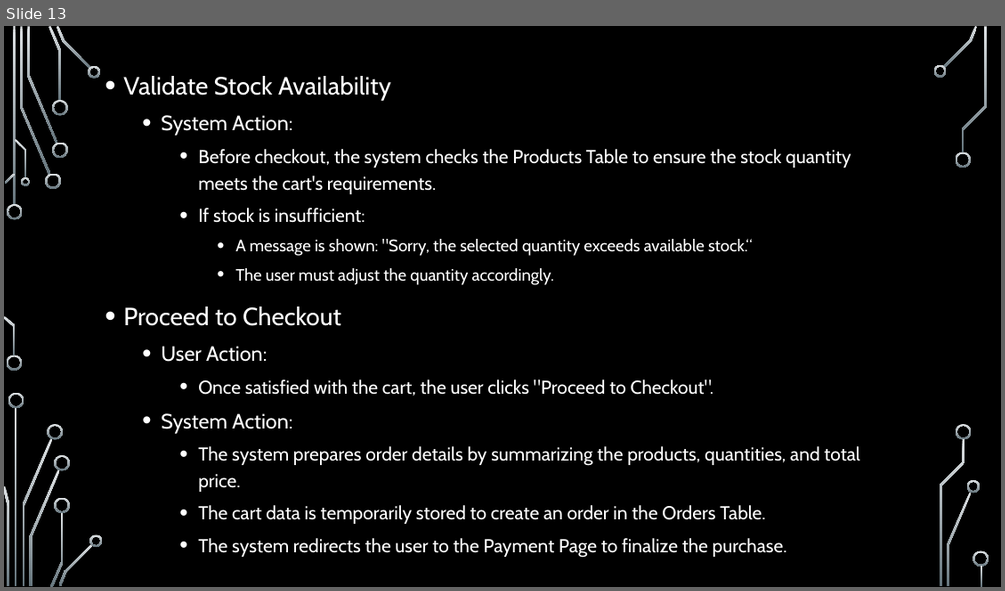
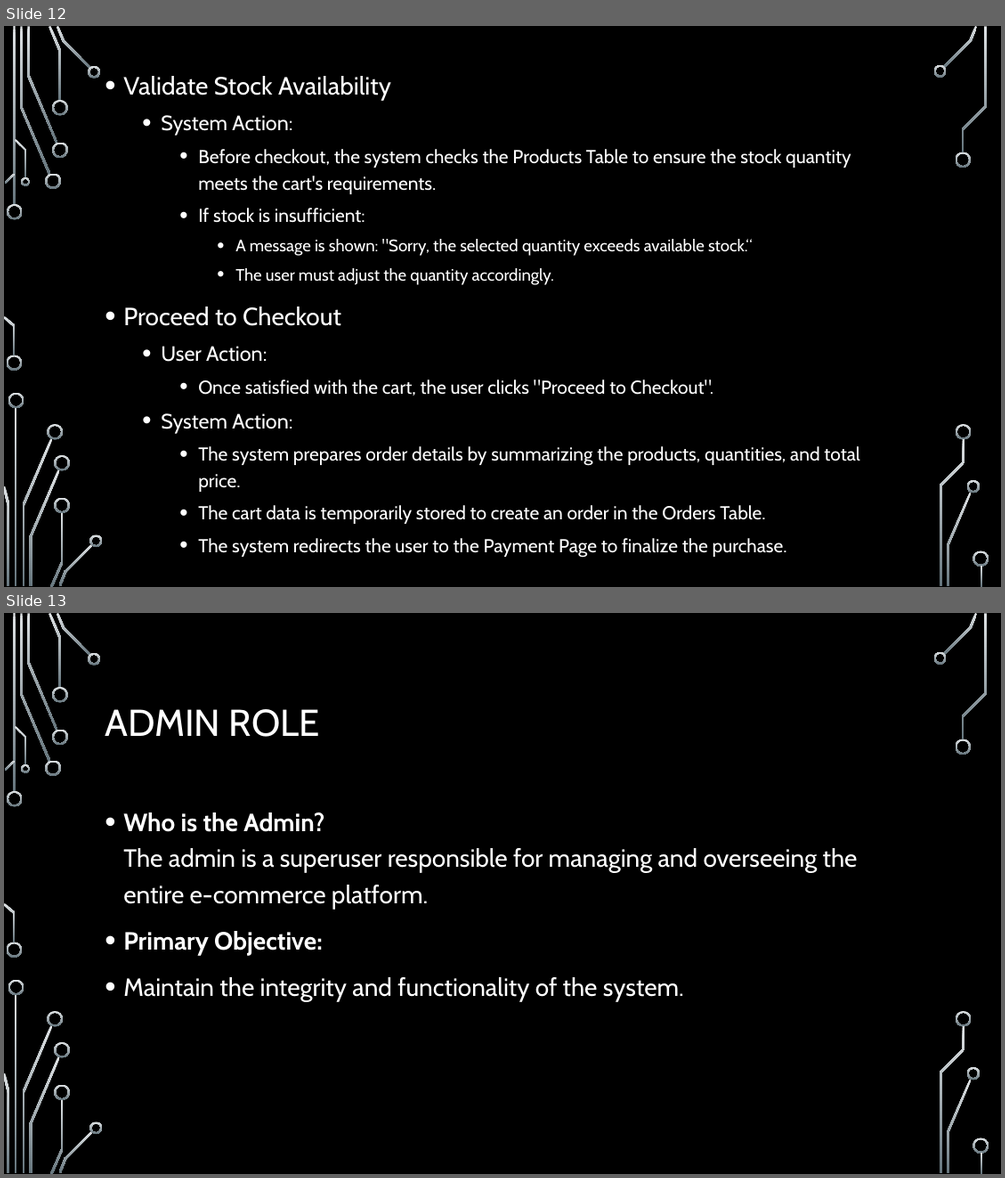
Before and after one commit to KunalDig/E-CartProjectFiles, a slide deck: E-commerce Cart System.pptx. Shown one above the other, each under a label of ours: slide 13 before the commit, slides 12 and 13 after it. The pictures are 1005x591 and 1005x1178 pixels, drawn with LibreOffice and Linux fonts; fonts in the diff are those of the drawing; background and template pictures are left out. Boxes give left, top, right and bottom in pixels: in the first picture for what was removed or moved away, otherwise in the second. Text is boxed around its words. In the diff, an @@ line names an element or a change of style, - is before the commit and + after.

```diff
--- a/E-commerce Cart System.pptx
+++ b/E-commerce Cart System.pptx
@@ slide 13 added at [4, 613, 1001, 1174], background picture (left out); not listed: 36 template elements that a slide beside it also shows @@
@@ title added at [105, 709, 320, 737], 36 pt, text #FFFFFF @@
+ADMIN ROLE
@@ text added at [123, 812, 858, 1001], 24 pt, text #FFFFFF @@
+• Who is the Admin?
+  The admin is a superuser responsible for managing and overseeing the entire e-commerce platform.
+• Primary Objective:
+• Maintain the integrity and functionality of the system.
@@ what was slide 13 is now slide 12 @@
```
Also in this commit, not shown: 5 other slides added, 2 slides removed, 1 other file.
